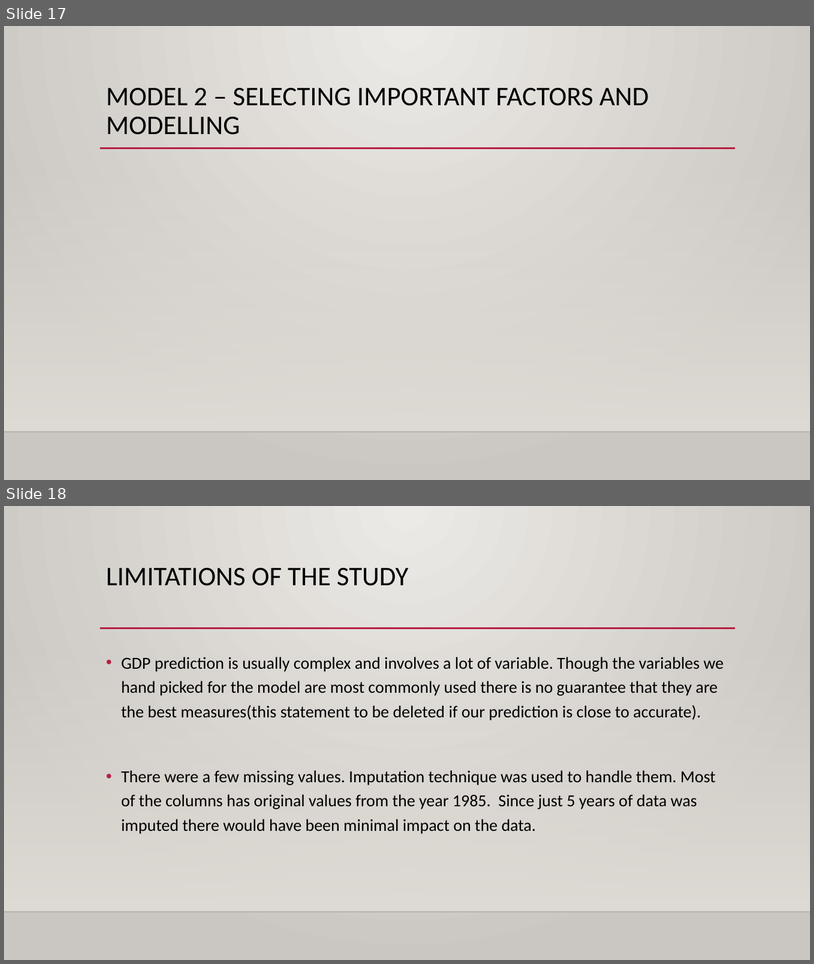
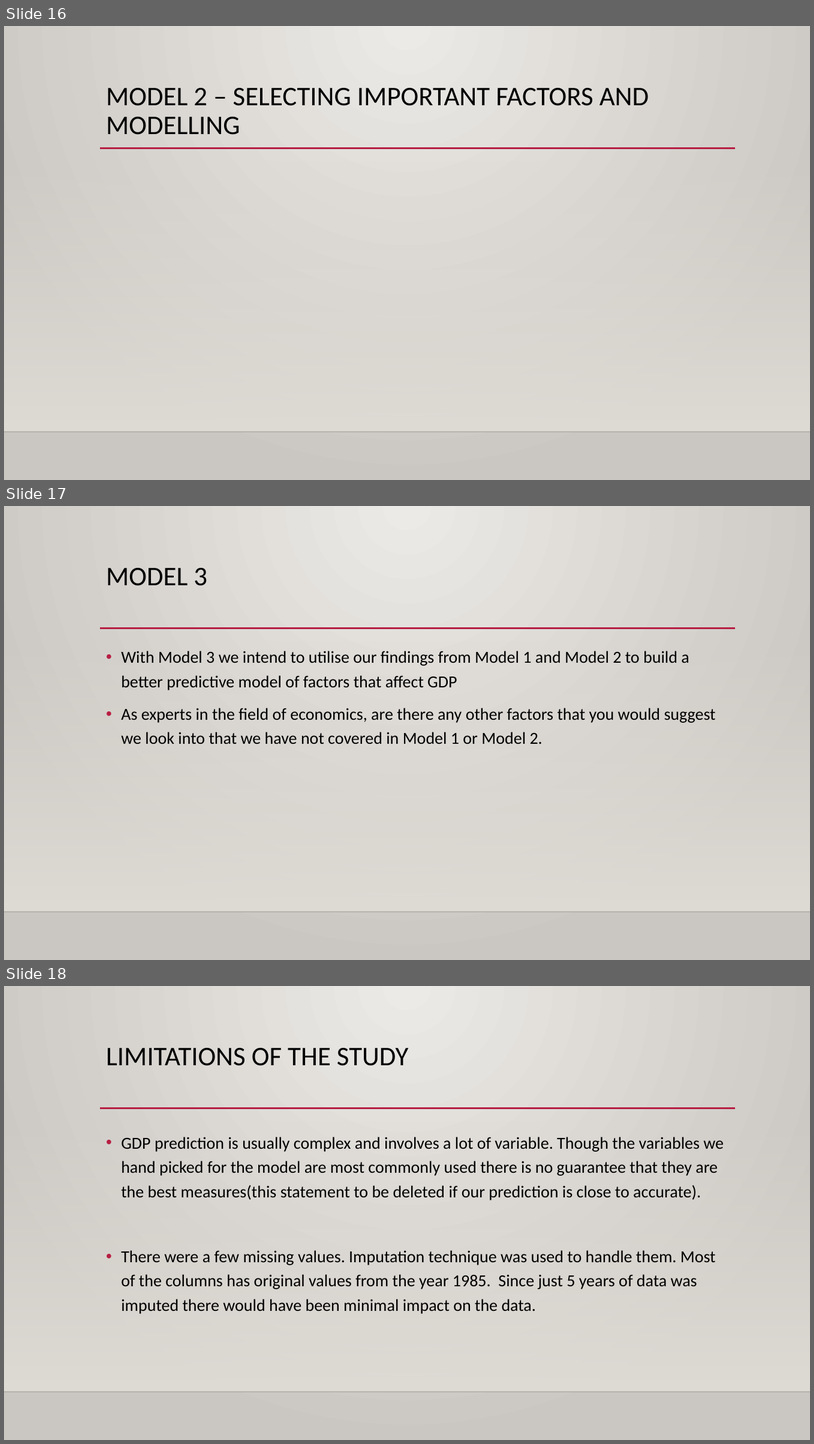
Before and after one commit to AbishekArunachalam/Forecasting-GDP-of-Australia, a slide deck: draft GDP presentation (3).pptx. Shown one above the other, each under a label of ours: slides 17 and 18 before the commit, slides 16, 17 and 18 after it. The pictures are 814x964 and 814x1444 pixels, drawn with LibreOffice and Linux fonts; fonts in the diff are those of the drawing; background and template pictures are left out. Boxes give left, top, right and bottom in pixels: in the first picture for what was removed or moved away, otherwise in the second. Text is boxed around its words. In the diff, an @@ line names an element or a change of style, - is before the commit and + after.

```diff
--- a/draft GDP presentation (3).pptx
+++ b/draft GDP presentation (3).pptx
@@ slide 17 added at box(4, 506, 810, 960), background gradient #ECEAE7 to #CAC7C1; not listed: 3 template elements that a slide beside it also shows @@
@@ title added at box(106, 568, 207, 586), 32 pt, text #000000 @@
+MODEL 3
@@ text added at box(121, 651, 716, 744), 20 pt, text #000000 @@
+• With Model 3 we intend to utilise our findings from Model 1 and Model 2 to build a better predictive model of factors that affect GDP
+• As experts in the field of economics, are there any other factors that you would suggest we look into that we have not covered in Model 1 or Model 2.
@@ what was slide 17 is now slide 16 @@
```
Also in this commit, not shown: 2 slides changed, 1 slide removed.
